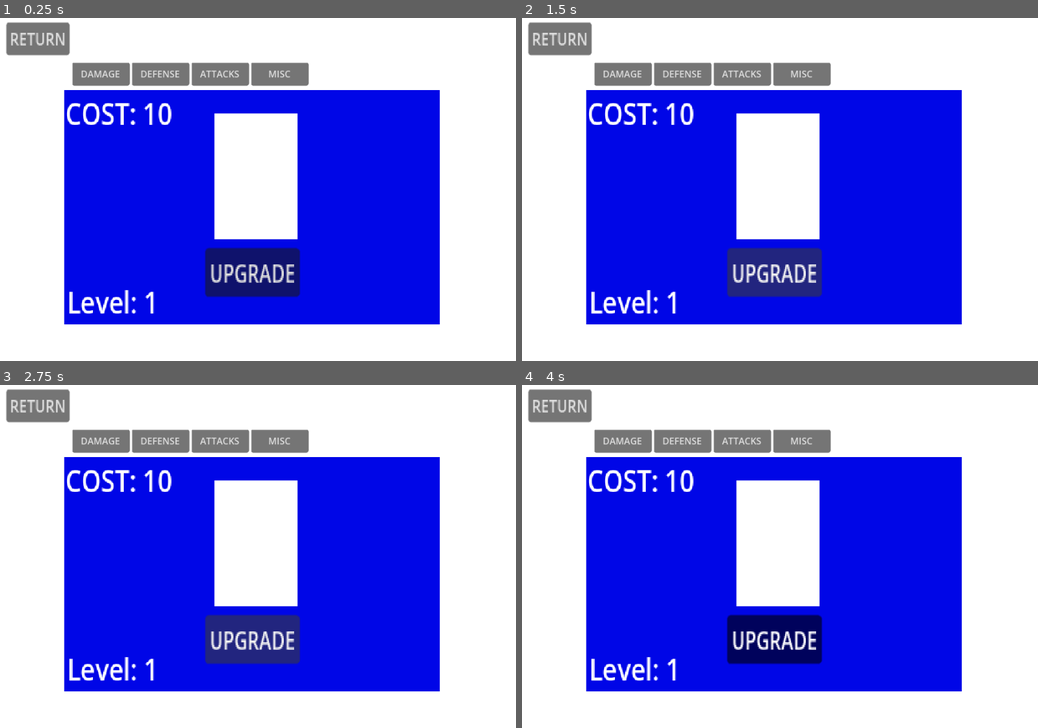
Above: before the commit, frames 1-4 (two rows, left to right).
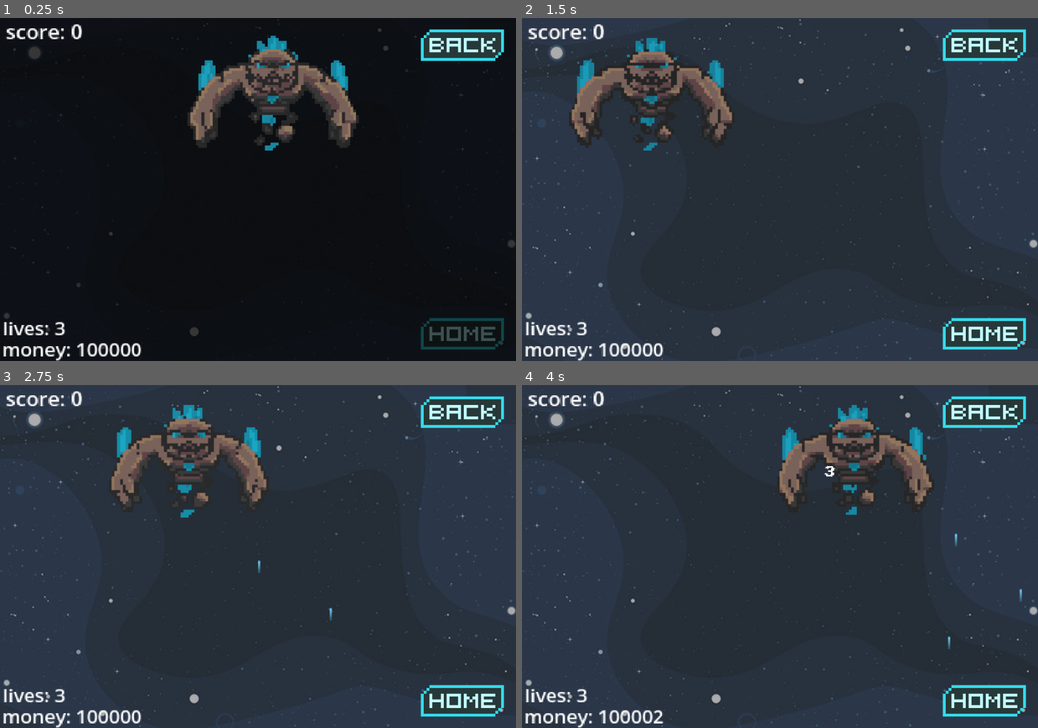
Above: after the commit, the same moments.

Repository: williamhoangbossman/bad-guys-space-shooters
Game: Godot game, scene res://scenes/MainScenes/Game.tscn
The game is run twice, just before and just after one commit, with the same random seed, the same clock (stepped at 60 frames per second) and the same inputs. Before the commit the project starts from res://scenes/UIScenes/Menus/upgrade_menu.tscn.
Inputs (mouse positions are in pixels of both pictures, inside the frame that each line leads up to):
- Up to frame 1 (0.25 s): no input
- Up to frame 2 (1.5 s): click (780, 275) at 0.5 s, where only the run before the commit has a clickable "UPGRADE"; click (780, 275) at 1.25 s, where only the run before the commit has a clickable "UPGRADE"
- Up to frame 3 (2.75 s): tap Enter (ui_accept) at 2, 2.27 s; hold D (Right) from 2.03 s (still down); hold Space (shoot) from 2.03 s (still down)
- Up to frame 4 (4 s): release Space (shoot) at 2.78 s; tap E (interact) at 2.85 s; tap Enter (ui_accept) at 3.02 s; tap Space (shoot) at 3.05 s; release D (Right) at 3.53 s; hold A (Left) from 3.53 s (still down); hold Space (shoot) from 3.53 s (still down)

The runs differ from the first frame. In frame 1, 100% of the frame differs, in the area x 0-100%, y 0-100%; in frame 2, 100%; in frame 3, 100%; in frame 4, 100%.
Error before the commit: Parse Error: Too few arguments for "getUpgradeCost()" call. Expected at least 3 but received 1. (res://scripts/MainScripts/ManagerScripts/GameManager.gd:32)

Commit message:
FullUpgradeSystem + bugFixes

Diff:
--- a/Resources/Enemies/golemStats.tres
+++ b/Resources/Enemies/golemStats.tres
@@ -62,7 +62,7 @@
 "duration": 1.0,
 "texture": SubResource("AtlasTexture_rkbog")
 }],
-"loop": true,
+"loop": 1,
 "name": &"default",
 "speed": 12.0
 }]
--- /dev/null
+++ b/Resources/Upgrades/Attacks/starterLaserAttack.tres
@@ -0,0 +1,7 @@
+[gd_resource type="Resource" format=3 uid="uid://vh7ks0dxmei7"]
+
+[ext_resource type="Script" uid="uid://cwiv4ebmhtklr" path="res://Resources/Upgrades/Attacks/weaponData.gd" id="1_genw3"]
+
+[resource]
+script = ExtResource("1_genw3")
+weaponName = "StarterLaserAttack"
--- /dev/null
+++ b/Resources/Upgrades/Attacks/weaponData.gd
@@ -0,0 +1,9 @@
+extends Resource
+class_name weaponData
+
+@export var weaponName: String
+@export var bulletScene: PackedScene
+@export var playerSpriteTexture: Texture2D # Custom sprite for this weapon
+@export var fireRate: float = 0.5
+@export var damage: float = 10.0
+@export var cost: int = 500
--- a/project.godot
+++ b/project.godot
@@ -11,8 +11,8 @@
 [application]
 
 config/name="BadGuysSpaceShooters"
-run/main_scene="uid://cksu53uhsyda8"
-config/features=PackedStringArray("4.6", "GL Compatibility")
+run/main_scene="uid://c4wb160d4e7q2"
+config/features=PackedStringArray("4.7", "GL Compatibility")
 config/icon="res://icon.svg"
 
 [autoload]
--- a/scenes/CharacterScenes/Character.tscn
+++ b/scenes/CharacterScenes/Character.tscn
@@ -1,19 +1,9 @@
 [gd_scene format=3 uid="uid://d30d48tynvwhu"]
 
 [ext_resource type="Script" uid="uid://wvx2ks8vr6ou" path="res://scripts/CharScripts/CharacterScripts/character.gd" id="1_3i3nt"]
-[ext_resource type="Texture2D" uid="uid://cyhalcxww0pei" path="res://assets/Sprites/PlayerSprites/spaceship 5px.png" id="2_3i3nt"]
 [ext_resource type="Resource" uid="uid://dvdqqk3kdfpka" path="res://Resources/Player/playerStats.tres" id="2_kvvq1"]
-
-[sub_resource type="SpriteFrames" id="SpriteFrames_apuoc"]
-animations = [{
-"frames": [{
-"duration": 1.0,
-"texture": ExtResource("2_3i3nt")
-}],
-"loop": true,
-"name": &"default",
-"speed": 5.0
-}]
+[ext_resource type="Resource" uid="uid://vh7ks0dxmei7" path="res://Resources/Upgrades/Attacks/starterLaserAttack.tres" id="3_kvvq1"]
+[ext_resource type="PackedScene" uid="uid://cskkh0hnpv5gd" path="res://scenes/Misc/bullet.tscn" id="4_0imct"]
 
 [sub_resource type="CapsuleShape2D" id="CapsuleShape2D_3i3nt"]
 radius = 30.610907
@@ -24,11 +14,12 @@
 scale = Vector2(0.74682707, 0.7564578)
 script = ExtResource("1_3i3nt")
 playerData = ExtResource("2_kvvq1")
+WeaponData = ExtResource("3_kvvq1")
+bullet = ExtResource("4_0imct")
 
-[node name="AnimatedSprite2D" type="AnimatedSprite2D" parent="." unique_id=1362404207]
+[node name="Sprite2D" type="Sprite2D" parent="." unique_id=1321038526]
 z_index = 4096
 position = Vector2(0.18604915, 0.44429487)
-sprite_frames = SubResource("SpriteFrames_apuoc")
 
 [node name="CollisionShape2D" type="CollisionShape2D" parent="." unique_id=830943964]
 z_index = 10
--- /dev/null
+++ b/scenes/UIScenes/Menus/UpgradeButtonSlot.tscn
@@ -0,0 +1,38 @@
+[gd_scene format=3 uid="uid://bm1ctegd1mco2"]
+
+[ext_resource type="Script" uid="uid://eyofqrh2yv7g" path="res://scripts/UIScripts/MenusScripts/upgrade_button_slot.gd" id="1_ync15"]
+
+[node name="UpgradeButtonSlot" type="Control" unique_id=1888422925]
+layout_mode = 3
+anchors_preset = 0
+scale = Vector2(0.41350737, 0.4991049)
+script = ExtResource("1_ync15")
+
+[node name="upgradeButton" type="Button" parent="." unique_id=26921749]
+layout_mode = 0
+offset_left = 20.0
+offset_top = 17.0
+offset_right = 60.0
+offset_bottom = 48.0
+scale = Vector2(4.6122613, 2.6349018)
+text = "BUY"
+
+[node name="costLabel" type="Label" parent="." unique_id=1628992503]
+layout_mode = 0
+offset_left = 22.99997
+offset_top = 196.0
+offset_right = 62.99997
+offset_bottom = 219.0
+scale = Vector2(5.6830273, 3.1816833)
+text = "Cost: 100"
+
+[node name="levelLabel" type="Label" parent="." unique_id=855876679]
+layout_mode = 0
+offset_left = 24.0
+offset_top = 93.0
+offset_right = 65.0
+offset_bottom = 116.0
+scale = Vector2(3.6148393, 4.237795)
+text = "Level: 1"
+
+[connection signal="pressed" from="upgradeButton" to="." method="_on_upgrade_button_pressed"]
--- a/scenes/UIScenes/Menus/upgrade_menu.tscn
+++ b/scenes/UIScenes/Menus/upgrade_menu.tscn
@@ -2,6 +2,7 @@
 
 [ext_resource type="Script" uid="uid://bhq4dburvuv1v" path="res://scripts/UIScripts/MenusScripts/upgradeMenu.gd" id="1_7nlu7"]
 [ext_resource type="Resource" uid="uid://dqi57ynakuwtk" path="res://Resources/Upgrades/Upgrades.tres" id="2_jsb2q"]
+[ext_resource type="PackedScene" uid="uid://bm1ctegd1mco2" path="res://scenes/UIScenes/Menus/UpgradeButtonSlot.tscn" id="3_ctjo2"]
 
 [node name="UpgradeMenu" type="CanvasLayer" unique_id=677118975]
 process_mode = 3
@@ -48,16 +49,17 @@
 offset_bottom = 43.80327
 scale = Vector2(0.22094423, 0.53627515)
 
-[node name="DamageUpgradeButton" type="Button" parent="DamageTab" unique_id=1414504060]
-layout_mode = 0
-offset_left = 15.698141
-offset_top = 27.500566
-offset_right = 98.69814
-offset_bottom = 58.500565
-scale = Vector2(0.12163814, 0.26708528)
-text = "UPGRADE"
+[node name="UpgradeButtonSlot" parent="DamageTab" unique_id=1888422925 instance=ExtResource("3_ctjo2")]
+layout_mode = 1
+offset_left = 16.73654
+offset_top = 26.13529
+offset_right = 16.736542
+offset_bottom = 26.13529
+scale = Vector2(0.030246543, 0.04556927)
+upgradeID = "damage"
 
 [node name="DefenseTab" type="Control" parent="." unique_id=707159438]
+visible = false
 layout_mode = 3
 anchors_preset = 0
 offset_left = 112.00001
@@ -80,14 +82,15 @@
 offset_bottom = 43.80327
 scale = Vector2(0.22094423, 0.53627515)
 
-[node name="DefenseUpgradeButton" type="Button" parent="DefenseTab" unique_id=1279277387]
+[node name="UpgradeButtonSlot" parent="DefenseTab" unique_id=782417021 instance=ExtResource("3_ctjo2")]
 layout_mode = 0
-offset_left = 15.392731
-offset_top = 27.403046
-offset_right = 98.39273
-offset_bottom = 58.403046
-scale = Vector2(0.12163814, 0.26708528)
-text = "UPGRADE"
+offset_left = 16.308964
+offset_top = 25.745209
+offset_right = 16.308964
+offset_bottom = 25.745209
+scale = Vector2(0.033309214, 0.04592146)
+upgradeID = "health"
+costMultiplier = 5.0
 
 [node name="AttacksTab" type="Control" parent="." unique_id=142637782]
 visible = false
@@ -113,14 +116,15 @@
 offset_bottom = 43.51071
 scale = Vector2(0.22094423, 0.53627515)
 
-[node name="AttacksUpgradeButton" type="Button" parent="AttacksTab" unique_id=1378248161]
+[node name="UpgradeButtonSlot" parent="AttacksTab" unique_id=1970765023 instance=ExtResource("3_ctjo2")]
 layout_mode = 0
-offset_left = 15.331648
-offset_top = 28.085682
-offset_right = 98.33165
-offset_bottom = 59.085682
-scale = Vector2(0.12163814, 0.26708528)
-text = "UPGRADE"
+offset_left = 17.103031
+offset_top = 25.84273
+offset_right = 17.103031
+offset_bottom = 25.84273
+scale = Vector2(0.026949245, 0.048469916)
+upgradeID = "attack"
+costMultiplier = 10.0
 
 [node name="MiscTab" type="Control" parent="." unique_id=1152804032]
 visible = false
@@ -146,14 +150,15 @@
 offset_bottom = 43.120632
 scale = Vector2(0.22094423, 0.53627515)
 
-[node name="MiscUpgradeButton" type="Button" parent="MiscTab" unique_id=1533495954]
+[node name="UpgradeButtonSlot" parent="MiscTab" unique_id=448549028 instance=ExtResource("3_ctjo2")]
 layout_mode = 0
-offset_left = 14.720827
-offset_top = 26.915447
-offset_right = 97.720825
-offset_bottom = 57.915447
-scale = Vector2(0.12163814, 0.26708528)
-text = "UPGRADE"
+offset_left = 15.759223
+offset_top = 25.452656
+offset_right = 15.759223
+offset_bottom = 25.452656
+scale = Vector2(0.031630903, 0.049181473)
+upgradeID = "critChance"
+costMultiplier = 2.0
 
 [node name="ButtonsTabContainer" type="HBoxContainer" parent="." unique_id=1217394932]
 offset_left = 126.0
@@ -182,29 +187,7 @@
 layout_mode = 2
 text = "MISC"
 
-[node name="CostLabel" type="Label" parent="." unique_id=614023336]
-offset_left = 114.0
-offset_top = 129.0
-offset_right = 249.0
-offset_bottom = 174.0
-scale = Vector2(1.3773228, 1.6726032)
-theme_override_font_sizes/font_size = 32
-text = "COST: 10"
-
-[node name="LevelsLabel" type="Label" parent="." unique_id=51079365]
-offset_left = 117.0
-offset_top = 459.0
-offset_right = 233.0
-offset_bottom = 504.0
-scale = Vector2(1.3773228, 1.6726032)
-theme_override_font_sizes/font_size = 32
-text = "Level: 1"
-
 [connection signal="pressed" from="backButton" to="." method="_on_back_button_pressed"]
-[connection signal="pressed" from="DamageTab/DamageUpgradeButton" to="." method="_on_damage_upgrade_button_pressed"]
-[connection signal="pressed" from="DefenseTab/DefenseUpgradeButton" to="." method="_on_defense_upgrade_button_pressed"]
-[connection signal="pressed" from="AttacksTab/AttacksUpgradeButton" to="." method="_on_attacks_upgrade_button_pressed"]
-[connection signal="pressed" from="MiscTab/MiscUpgradeButton" to="." method="_on_misc_upgrade_button_pressed"]
 [connection signal="pressed" from="ButtonsTabContainer/DamageUpgradesTab" to="." method="_on_damage_upgrades_tab_pressed"]
 [connection signal="pressed" from="ButtonsTabContainer/DefenseUpgradesTab" to="." method="_on_defense_upgrades_tab_pressed"]
 [connection signal="pressed" from="ButtonsTabContainer/AttacksUpgradeTab" to="." method="_on_attacks_upgrade_tab_pressed"]
--- a/scripts/CharScripts/CharacterScripts/character.gd
+++ b/scripts/CharScripts/CharacterScripts/character.gd
@@ -2,28 +2,41 @@
 
 @export var playerData: playerStats
 
-@onready var playersprite = $AnimatedSprite2D
+@export_category("Weapon")
+@export var WeaponData: weaponData
+
+@onready var playersprite = $Sprite2D
 const  BulletScene = preload("res://scenes/Misc/bullet.tscn")
 
 var maxHealth: int
 var currentHealth: int
+var damage: int
 
 const SPEED = 300.0
 const JUMP_VELOCITY = -400.0
 
 var timer = 0
 
+func _ready() -> void:
+	if GameManager.currentSkin != null:
+		$Sprite2D.texture = GameManager.currentSkin
+
 func applyAllStats(config: DifficultyData) -> void:
-	var baseHP = playerData.maxHealthPoints * config.playerMaxHPMultiplier
-	var hpBonus = (GameManager.health_level - 1) * 1
+	var baseHP = playerData.maxLifeCount * config.playerLivesMultiplier
+	var hpBonus = (GameManager.getUpgradeLevel("health") - 1) * 2
 
 	maxHealth = int(baseHP + hpBonus)
 	currentHealth = maxHealth
 
+	var baseDamage = playerData.playerBaseDamage
+	var damageBonus = (GameManager.getUpgradeLevel("damage") - 1) * 2
+
+	damage = baseDamage + damageBonus
+
 func setupDifficulty(config: DifficultyData) -> void:
-	maxHealth = int(playerData.maxLifeCount * config.playerLivesMultiplier)
-	currentHealth = maxHealth
+	applyAllStats(config)
 
+	applyAllStats(config)
 	print("Player has ", currentHealth, "/", maxHealth, " HP" )
 
 func takeDamage(amount: int) -> void: #HANDLES THE DMG + DYING
@@ -59,7 +72,12 @@
 
 func spawnBullet():
 	var bullet = BulletScene.instantiate()
+
 	bullet.global_position.x = playersprite.global_position.x
 	bullet.global_position.y = playersprite.global_position.y - 42
+
 	add_child(bullet)
+
+	if bullet.has_method("bulletSetup"):
+		bullet.bulletSetup(damage)
 	timer = 0
--- a/scripts/MainScripts/ManagerScripts/GameManager.gd
+++ b/scripts/MainScripts/ManagerScripts/GameManager.gd
@@ -1,66 +1,43 @@
 extends Node2D
 
-var currentDifficulty: String = "Please Select!"
-var gamePaused: bool = false
+@export var currentDifficulty: String = "Please Select!"
+@export var gamePaused: bool = false
+@export var gameDataStored: bool  = false
 
-var gameDataStored: bool  = false
-
+##player weapons/attacks
+var unlockedWeapons: Array[weaponData] = []
+var currentWeapon: weaponData
+##player skins
+var unlockedSkins: Array[Texture2D] = []
+var currentSkin: Texture2D
+##score
 var currentScore: float = 0
 var scoreMultiplier: float = 1
+##upgrade data
+var upgradeLevels: Dictionary = {
+	"health": 1,
+	"damage": 1,
+	"attack": 1,
+	"misc": 1,
+	"speed": 1,
+	"critChance": 1
+}
 
-var healthLevel: int = 1
-var damageLevel: int = 1
-var bulletSpeedLevel: int = 1
-
-var attackLevel: int = 1
-var miscLevel: int = 1
-
-const healthBaseCost: int = 100
-const damageBaseCost: int = 100
-const attackBaseCost: int = 100
-const miscBaseCost: int = 100
-
-const healthCostMult: float = 5
-const damageCostMult: float = 1.175
-const attackCostMult: float = 10
-const MiscCostMult: float = 2.2
+func equipSkin(skinTexture: Texture2D) -> void:
+	currentSkin = skinTexture
 
 func getUpgradeCost(currentLevel: int, baseCost: int, multiplier: float) -> int:
 	return int(baseCost * pow(multiplier, currentLevel - 1))
 
-func buyHealthUpgrade() -> bool:
-	var cost = getUpgradeCost(healthLevel)
+func getUpgradeLevel(type: String) -> int:
+	return upgradeLevels.get(type, 1)
+
+func buyGenericUpgrade(type: String, baseCost: int, multiplier: float) -> bool:
+	var currentLevel = getUpgradeLevel(type)
+	var cost = getUpgradeCost(currentLevel, baseCost, multiplier)
+
 	if EconomyManager.currentMoney >= cost:
 		EconomyManager.currentMoney -= cost
-		healthLevel += 1
+		upgradeLevels[type] = currentLevel + 1
 		return true
 	return false
-
-func buyDamageUpgrade() -> bool:
-	var cost = getUpgradeCost(damageLevel)
-	if EconomyManager.currentMoney >= cost:
-		EconomyManager.currentMoney -= cost
-		damageLevel += 1
-		return true
-	return false
-
-func buyAttackUpgrade() -> bool:
-	var cost = getUpgradeCost(attackLevel)
-	if EconomyManager.currentMoney >= cost:
-		EconomyManager.currentMoney -= cost
-		damageLevel += 1
-		return true
-	return false
-
-func buyMiscUpgrade() -> bool:
-	var cost = getUpgradeCost(miscLevel)
-	if EconomyManager.currentMoney >= cost:
-		EconomyManager.currentMoney -= cost
-		damageLevel += 1
-		return true
-	return false
-
-func _ready() -> void:
-	pass
-func _process(delta: float) -> void:
-	pass
--- a/scripts/MainScripts/ManagerScripts/waveManager.gd
+++ b/scripts/MainScripts/ManagerScripts/waveManager.gd
@@ -14,7 +14,7 @@
 var currentWave: int = 1
 var livingEnemiesCount: int = 1
 
-var currentConfig: DifficultyData
+@export var currentConfig: DifficultyData
 #var startPosition = Vector2(450, 150)
 
 var difficultyMultiplier: float = 1
@@ -23,12 +23,13 @@
 	print("Game Difficulty is " + GameManager.currentDifficulty)
 	currentConfig = getCurrentDifficultyConfig()
 	applyDifficulty(currentConfig)
-	spawnEnemy()
+
 	HUD.setupHUD(currentConfig)
 
 	if player != null:
 		player.setupDifficulty(currentConfig)
 
+	spawnEnemy()
 func getCurrentDifficultyConfig() -> DifficultyData:
 	match  GameManager.currentDifficulty:
 		"Easy": return easyPreset
--- a/scripts/MiscItemsScripts/BulletScript.gd
+++ b/scripts/MiscItemsScripts/BulletScript.gd
@@ -3,10 +3,14 @@
 @export var playerData: playerStats
 @onready var Bullet = $"."
 
+var damage: int
 # Called when the node enters the scene tree for the first time.
 func _ready() -> void:
 	Bullet.top_level = true
 	pass # Replace with function body.
+
+func bulletSetup(amount: int) -> void:
+	damage = amount
 
 # Called every frame. 'delta' is the elapsed time since the previous frame.
 func _physics_process(delta: float) -> void:
@@ -14,5 +18,5 @@
 
 func _on_area_entered(area: Area2D) -> void:
 	if area.is_in_group("enemy") and area.has_method("take_damage"):
-		area.take_damage(playerData.playerBaseDamage)
+		area.take_damage(damage)
 		queue_free()
--- a/scripts/UIScripts/MenusScripts/upgradeMenu.gd
+++ b/scripts/UIScripts/MenusScripts/upgradeMenu.gd
@@ -2,8 +2,6 @@
 
 @export var upgradesData: UpgradesData
 
-@onready var costLabel = $CostLabel
-@onready var levelLabel = $LevelsLabel
 @onready var closeButton = $backButton
 
 @onready var damageTab = $DamageTab
@@ -15,10 +13,6 @@
 
 func _ready() -> void:
 	switchTab(damageTab)
-
-func updateUpgradeUI(upgradeCost, LevelLevel) -> void:
-	costLabel.text = "Cost: " + str(upgradeCost)
-	levelLabel.text = "Level: " + str(LevelLevel)
 
 
 func switchTab(currentTab) -> void:
@@ -41,24 +35,3 @@
 
 func _on_misc_upgrades_tab_pressed() -> void:
 	switchTab(miscTab)
-
-
-func _on_defense_upgrade_button_pressed() -> void:
-	if GameManager.buyHealthUpgrade():
-		updateUpgradeUI(GameManager.getUpgradeCost(GameManager.healthLevel), GameManager.healthLevel)
-
-		#HUD CHANGE HERE
-
-func _on_damage_upgrade_button_pressed() -> void:
-	if GameManager.buyHealthUpgrade():
-		updateUpgradeUI(GameManager.getUpgradeCost(GameManager.damageLevel), GameManager.damageLevel)
-
-
-func _on_attacks_upgrade_button_pressed() -> void:
-	if GameManager.buyHealthUpgrade():
-		updateUpgradeUI(GameManager.getUpgradeCost(GameManager.healthLevel), GameManager.healthLevel)
-
-
-func _on_misc_upgrade_button_pressed() -> void:
-	if GameManager.buyHealthUpgrade():
-		updateUpgradeUI(GameManager.getUpgradeCost(GameManager.healthLevel), GameManager.healthLevel)
--- /dev/null
+++ b/scripts/UIScripts/MenusScripts/upgrade_button_slot.gd
@@ -0,0 +1,29 @@
+extends Control
+
+@export var upgradeID: String
+@export var baseCost: int = 100
+@export var costMultiplier: float = 1.2
+
+@onready var buyButton = $upgradeButton
+@onready var costLabel = $costLabel
+@onready var levelLabel = $levelLabel
+
+func _ready() -> void:
+	var currentLevel = GameManager.getUpgradeLevel(upgradeID)
+	var cost = GameManager.getUpgradeCost(currentLevel, baseCost, costMultiplier)
+
+	costLabel.text = "Cost: " + str(cost)
+	levelLabel.text = "Level: " + str(currentLevel)
+
+func updateDisplay() -> void:
+	var currentLevel = GameManager.getUpgradeLevel(upgradeID)
+	var cost = GameManager.getUpgradeCost(currentLevel, baseCost, costMultiplier)
+
+	costLabel.text = "Cost: " + str(cost)
+	levelLabel.text = "Level: " + str(currentLevel)
+
+func _on_upgrade_button_pressed() -> void:
+	if GameManager.buyGenericUpgrade(upgradeID, baseCost, costMultiplier):
+		updateDisplay()
+
+		#CHANGE HUD LIKE HP AND MONEY
--- a/scripts/UIScripts/OnscreenElementsScripts/HUD.gd
+++ b/scripts/UIScripts/OnscreenElementsScripts/HUD.gd
@@ -11,14 +11,15 @@
 func _ready() -> void:
 	pass
 
-func _process(delta: float) -> void:
+func _process(_delta: float) -> void:
 	moneylabel.text = "money: %d" % EconomyManager.currentMoney
 	scoreLabel.text = "score: %d" % GameManager.currentScore
 
 	liveCountLabel.text = "lives: %d" % livesForLiveCountLabel
 
 func setupHUD(config: DifficultyData) -> void:
-	livesForLiveCountLabel = config.playerLivesMultiplier * playerData.maxLifeCount
+	livesForLiveCountLabel = int(config.playerLivesMultiplier * playerData.maxLifeCount)
 	liveCountLabel.text = "lives: %d" % int(livesForLiveCountLabel)
 
+signal UpdateHUD()
 #func updateHUD -- MAKE IT A SIGNAL
Not shown, added: Resources/Upgrades/Attacks/weaponData.gd.uid
Not shown, added: scripts/UIScripts/MenusScripts/upgrade_button_slot.gd.uid
